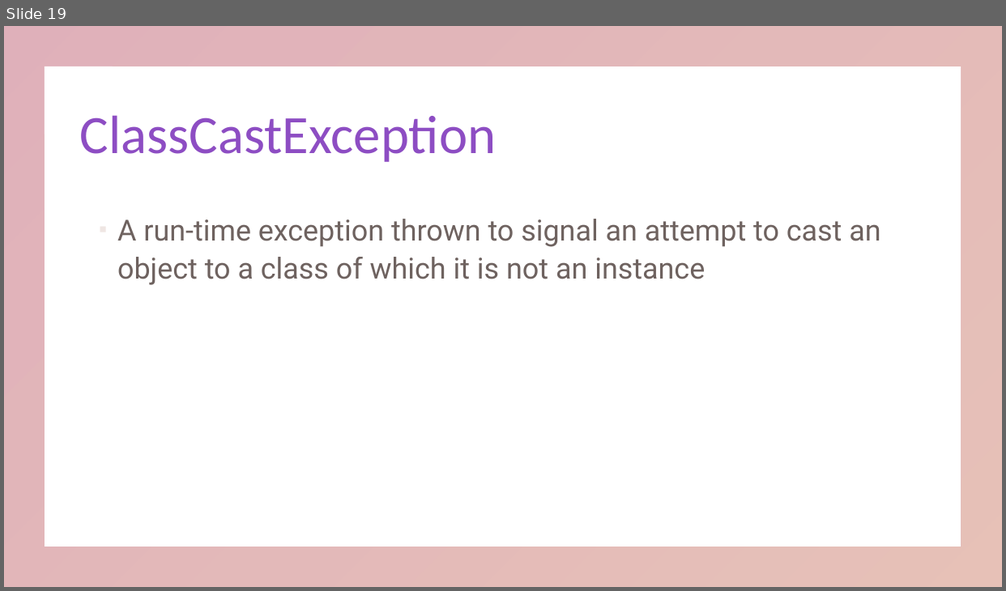
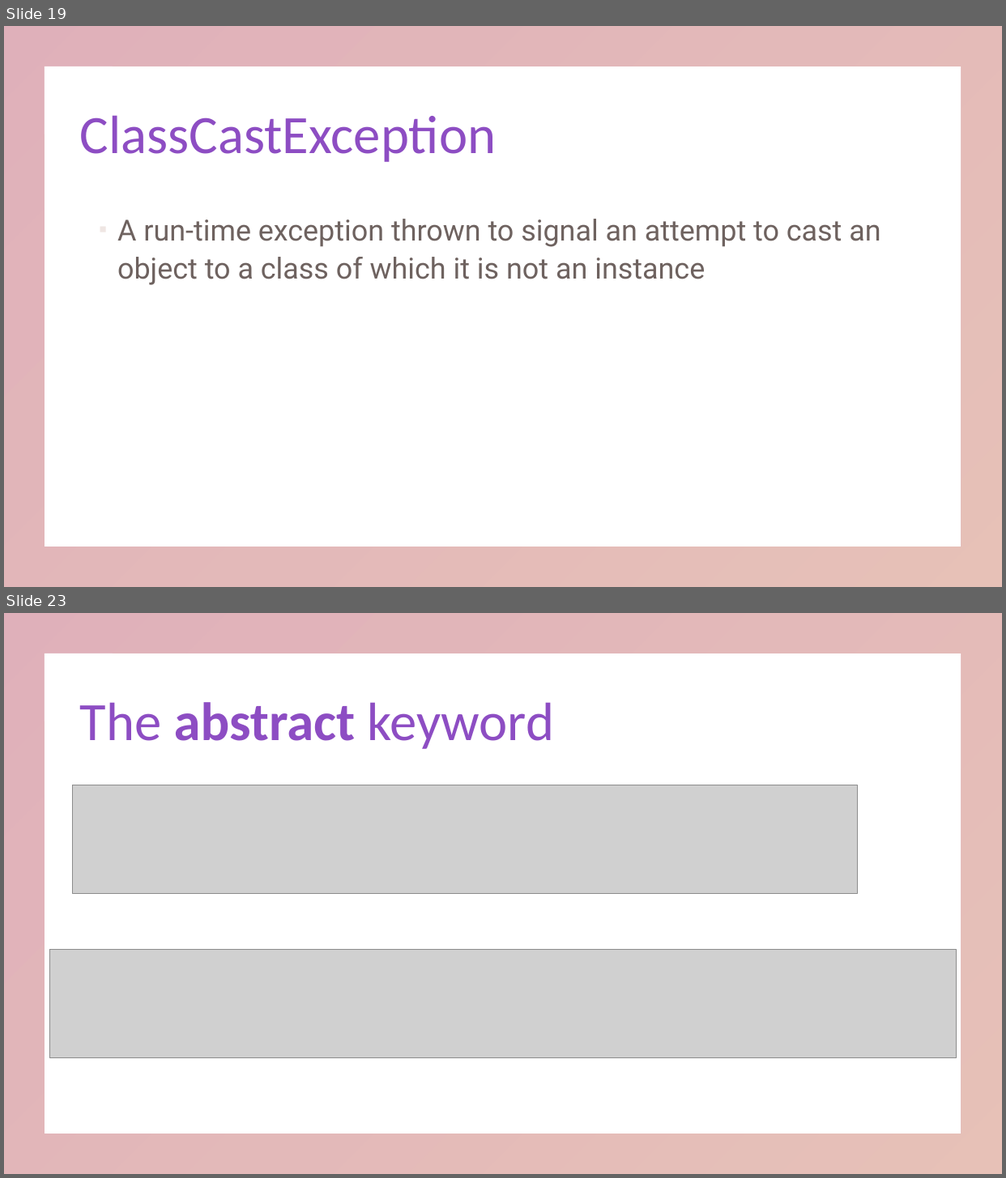
Before and after one commit to KarinaSang/Teaching, a slide deck: AP Java/Week4/Week4.pptx. Shown one above the other, each under a label of ours: slide 19 before the commit, slides 19 and 23 after it; the slides between them are not shown. The pictures are 1006x591 and 1006x1178 pixels, drawn with LibreOffice and Linux fonts; fonts in the diff are those of the drawing; grey boxes stand for pictures. Boxes give left, top, right and bottom in pixels: in the first picture for what was removed or moved away, otherwise in the second. Text is boxed around its words. In the diff, an @@ line names an element or a change of style, - is before the commit and + after.

```diff
--- a/AP Java/Week4/Week4.pptx
+++ b/AP Java/Week4/Week4.pptx
@@ slide 23 added at <box>4,613,1002,1174</box>, background #FFFFFF; not listed: 1 template element that a slide beside it also shows @@
@@ title added at <box>80,702,554,749</box>, 52 pt, text gradient #8D4DC3 to #C3654D @@
+The abstract keyword
@@ picture added at <box>73,786,858,894</box> @@
@@ picture added at <box>49,950,956,1059</box> @@
```
Also in this commit, not shown: 10 other slides added, 3 slides removed, 22 other files.
